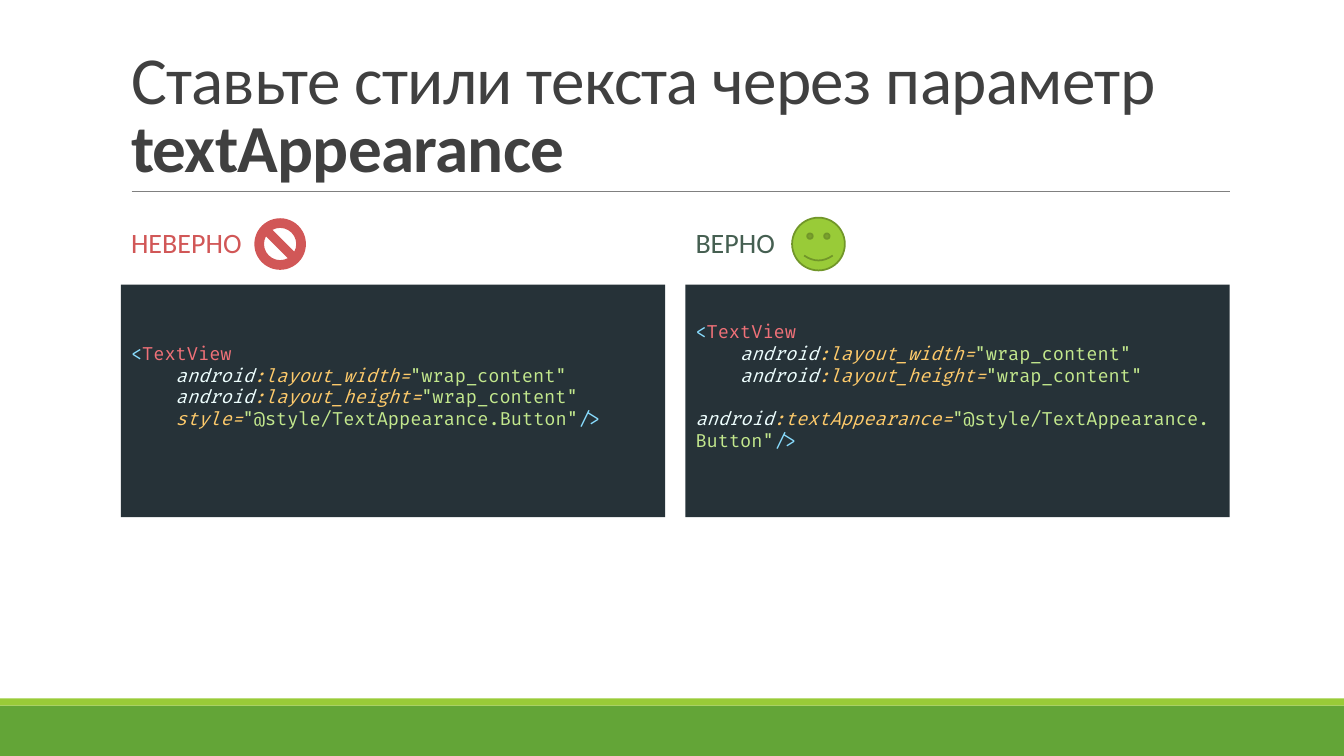
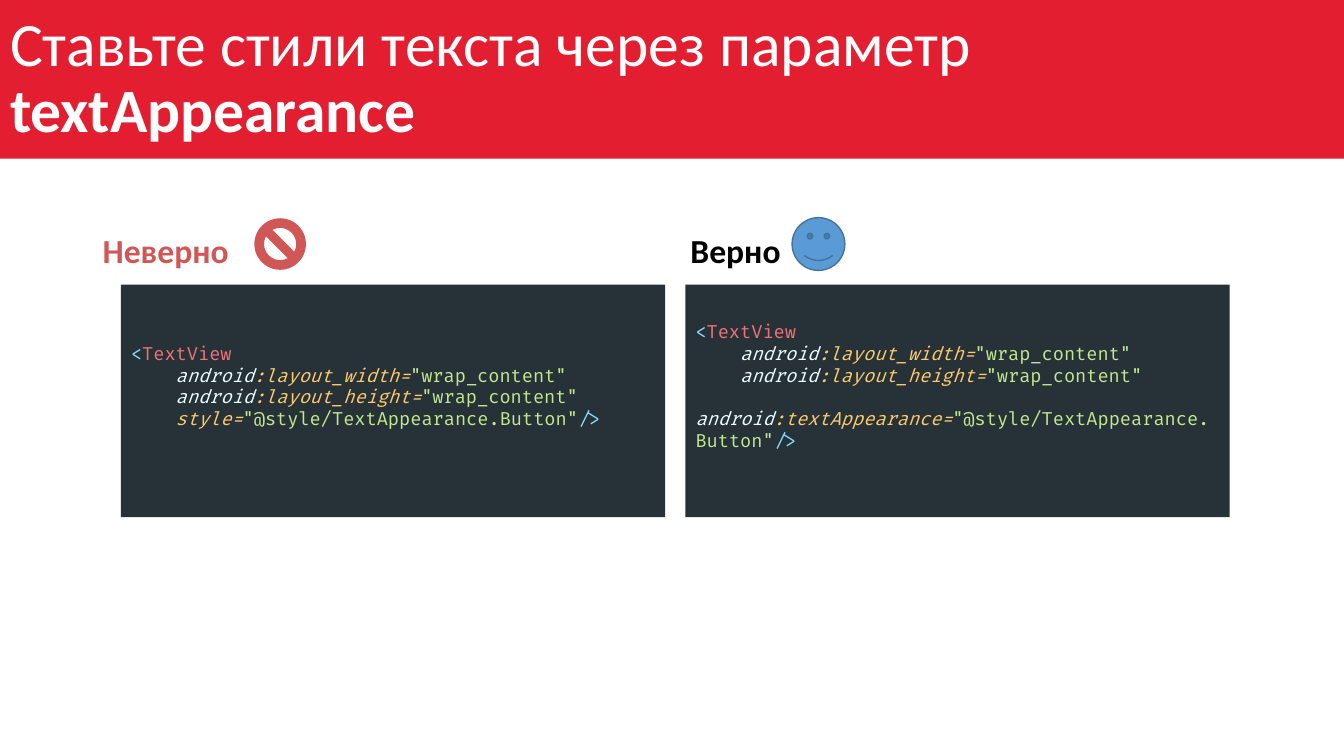
Before and after one commit to ZebanNikolay/android-style-best-practices, a slide deck: slide 13 of Styles and Themes in Android.pptm. Drawn at 1344x756 pixels with LibreOffice and Linux fonts; fonts in the diff are those of the drawing. Boxes give left, top, right and bottom in pixels: in the first picture for what was removed or moved away, otherwise in the second. Text is boxed around its words. In the diff, an @@ line names an element or a change of style, - is before the commit and + after.

```diff
--- a/Styles and Themes in Android.pptm
+++ b/Styles and Themes in Android.pptm
@@ title "Ставьте стили текста через параметр ...": place and size @@
-title "Ставьте стили текста через параметр ..." at bbox=[131, 60, 1156, 183]
+title "Ставьте стили текста через параметр ..." at bbox=[0, 0, 1344, 158]
@@ title "Ставьте стили текста через параметр ..." at bbox=[0, 0, 1344, 158]: size 48 to 44 pt, text colour #404040 to #FFFFFF, letter spacing -0.5 to 0 pt; line spacing 0.85 to 0.9; vertical alignment bottom to middle; fill none to #E21E30 @@
@@ text "Неверно" at bbox=[103, 241, 229, 269]: vertical alignment middle to bottom @@
@@ line removed from (132, 192) to (1231, 192) @@
@@ text "Верно" at bbox=[690, 241, 780, 269]: vertical alignment middle to bottom @@
@@ smiley face at bbox=[792, 218, 845, 270]: fill #99CB38 to #5B9BD5; outline #719629 1.25 pt to #43739E 1 pt @@
@@ text at bbox=[103, 241, 229, 269]: text changed; size 20 to 24 pt; bold on @@
-НЕВЕРНО
+Неверно
@@ text at bbox=[690, 241, 780, 269]: text changed; size 20 to 24 pt; text colour #455F51 to #000000; bold on @@
-ВЕРНО
+Верно
@@ rectangle removed at bbox=[0, 706, 1344, 756] @@
@@ rectangle removed at bbox=[0, 699, 1344, 706] @@
```
Also in this commit, not shown: 28 other slides changed.
